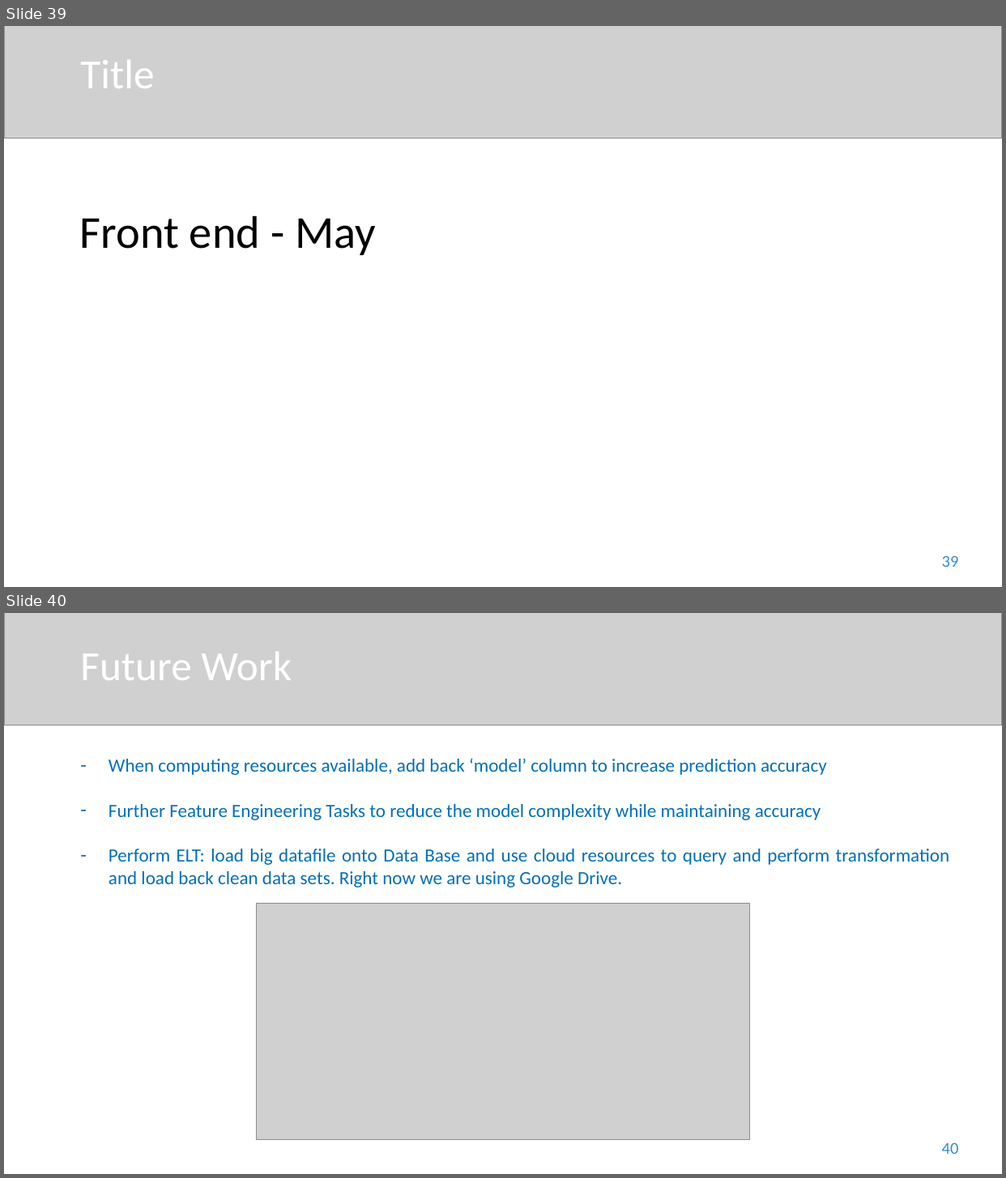
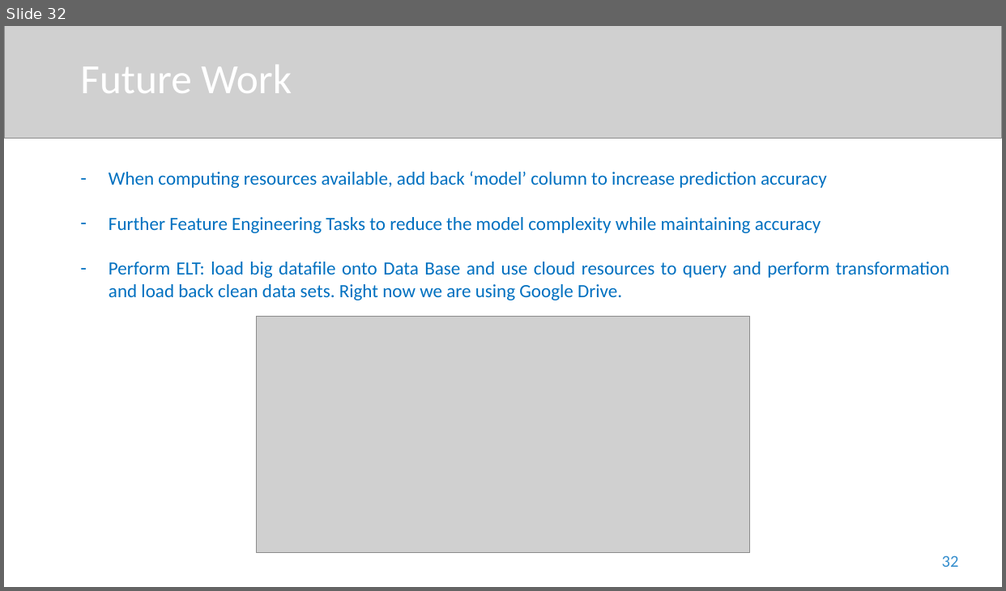
Before and after one commit to Dearsu520/automotive-modeling-project, a slide deck: ETL/Final Project.pptx. Shown one above the other, each under a label of ours: slides 39 and 40 before the commit, slide 32 after it. The pictures are 1006x1178 and 1006x591 pixels, drawn with LibreOffice and Linux fonts; fonts in the diff are those of the drawing; grey boxes stand for pictures. Boxes give left, top, right and bottom in pixels: in the first picture for what was removed or moved away, otherwise in the second. Text is boxed around its words. In the diff, an @@ line names an element or a change of style, - is before the commit and + after.

```diff
--- a/ETL/Final Project.pptx
+++ b/ETL/Final Project.pptx
@@ slide 39 removed at <box>4,26,1002,587</box>, background #FFFFFF @@
@@ picture removed at <box>4,26,1002,139</box> @@
@@ title removed at <box>80,60,154,88</box> @@
-Title
@@ text removed at <box>80,216,376,255</box> @@
-Front end - May
@@ page number removed at <box>942,556,959,567</box> @@
-39
@@ what was slide 40 is now slide 32 @@
@@ page number at <box>942,556,959,567</box>: text changed @@
-40
+32
```
Also in this commit, not shown: 2 slides changed, 2 slides added, 9 other slides removed.
